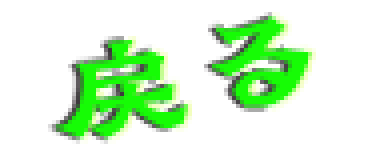
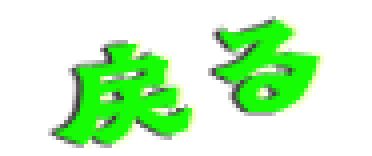
Revision of a layered 372 x 156 image; what changed, layer by layer:
added group "ja-jp | 日本語" with 1 layers above "图层 1" over [left=56, top=20, right=320, bottom=144]
renamed "戻る" to "戻る — 加粗文字", moved it into group "ja-jp | 日本語", painted on it over [left=56, top=16, right=320, bottom=144]
